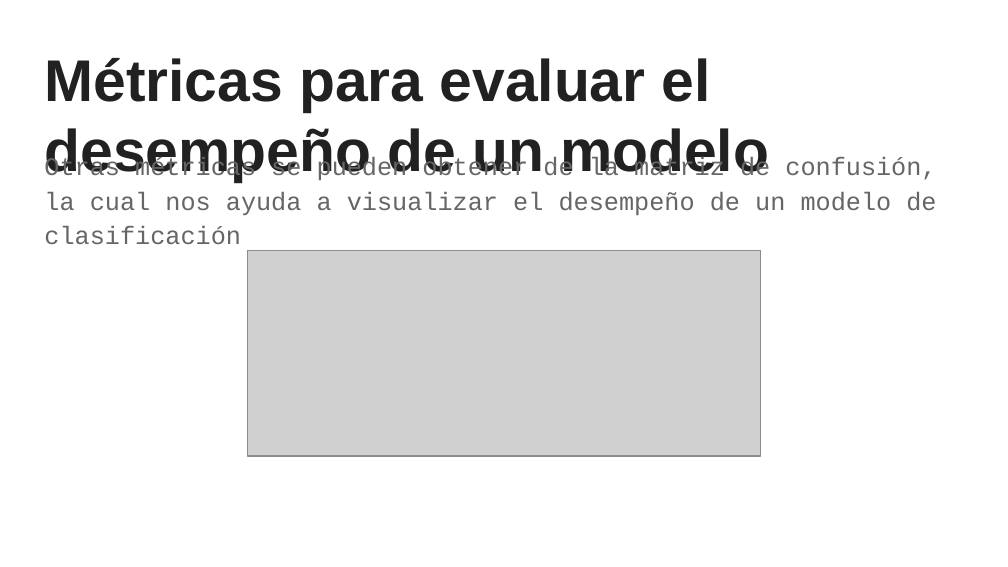
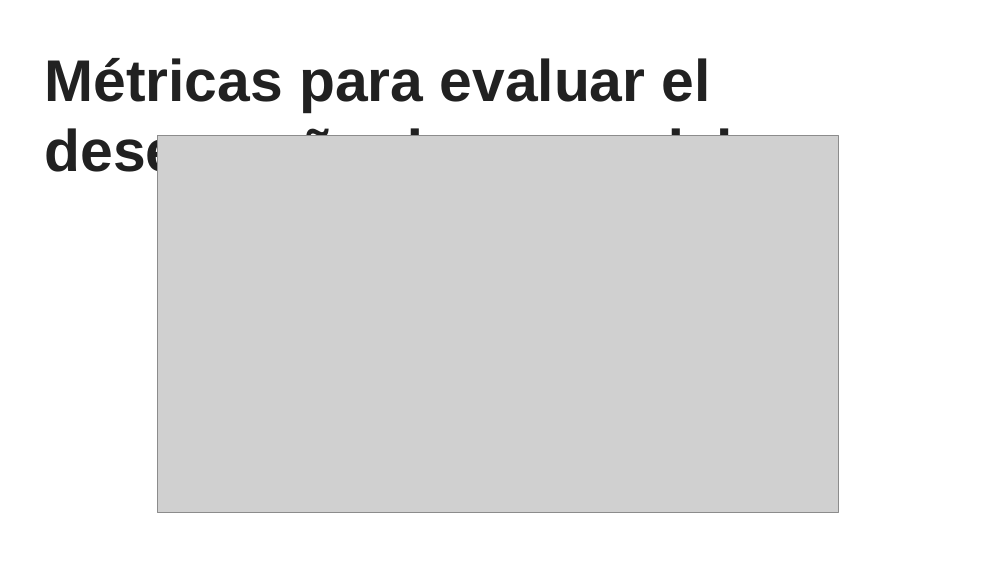
Before and after one commit to sainosmichelle/sainosmichelle.github.io, a slide deck: slide 2 of assets/files/Tema5/5. Rendimiento de los modelos.pptx (slide 3 before the commit). Drawn at 1008x567 pixels with LibreOffice and Linux fonts; fonts in the diff are those of the drawing; grey boxes stand for pictures. Boxes give left, top, right and bottom in pixels: in the first picture for what was removed or moved away, otherwise in the second. Text is boxed around its words. In the diff, an @@ line names an element or a change of style, - is before the commit and + after.

```diff
--- a/assets/files/Tema5/5. Rendimiento de los modelos.pptx
+++ b/assets/files/Tema5/5. Rendimiento de los modelos.pptx
@@ picture added at [157, 135, 839, 512] @@
@@ text removed at [44, 156, 936, 244] @@
-Otras métricas se pueden obtener de la matriz de confusión, la cual nos ayuda a visualizar el desempeño de un modelo de clasificación
@@ picture removed at [248, 250, 761, 456] @@
```
Also in this commit, not shown: 6 other slides changed, 5 slides added, 2 slides removed, 3 other files.
